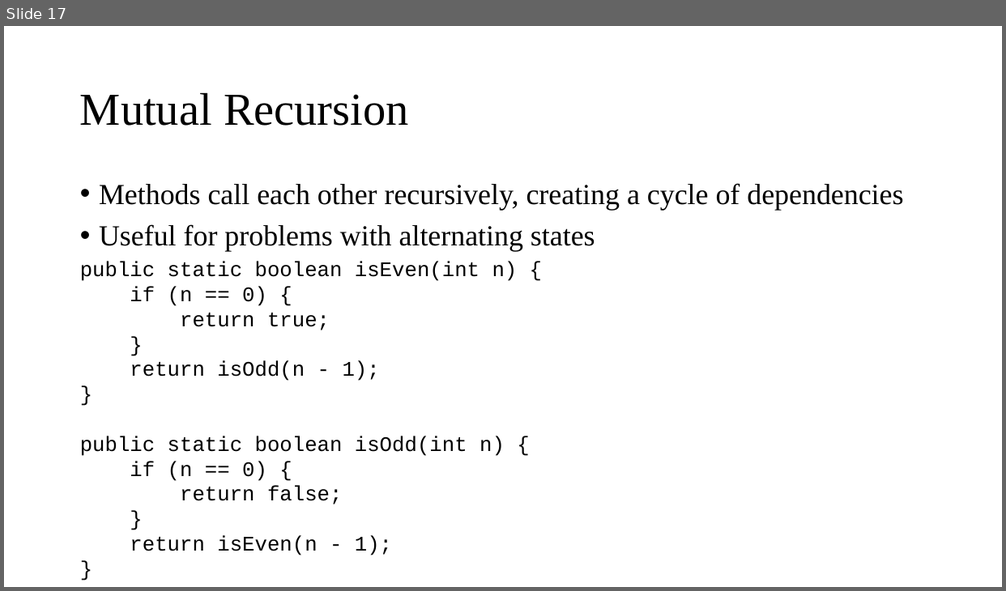
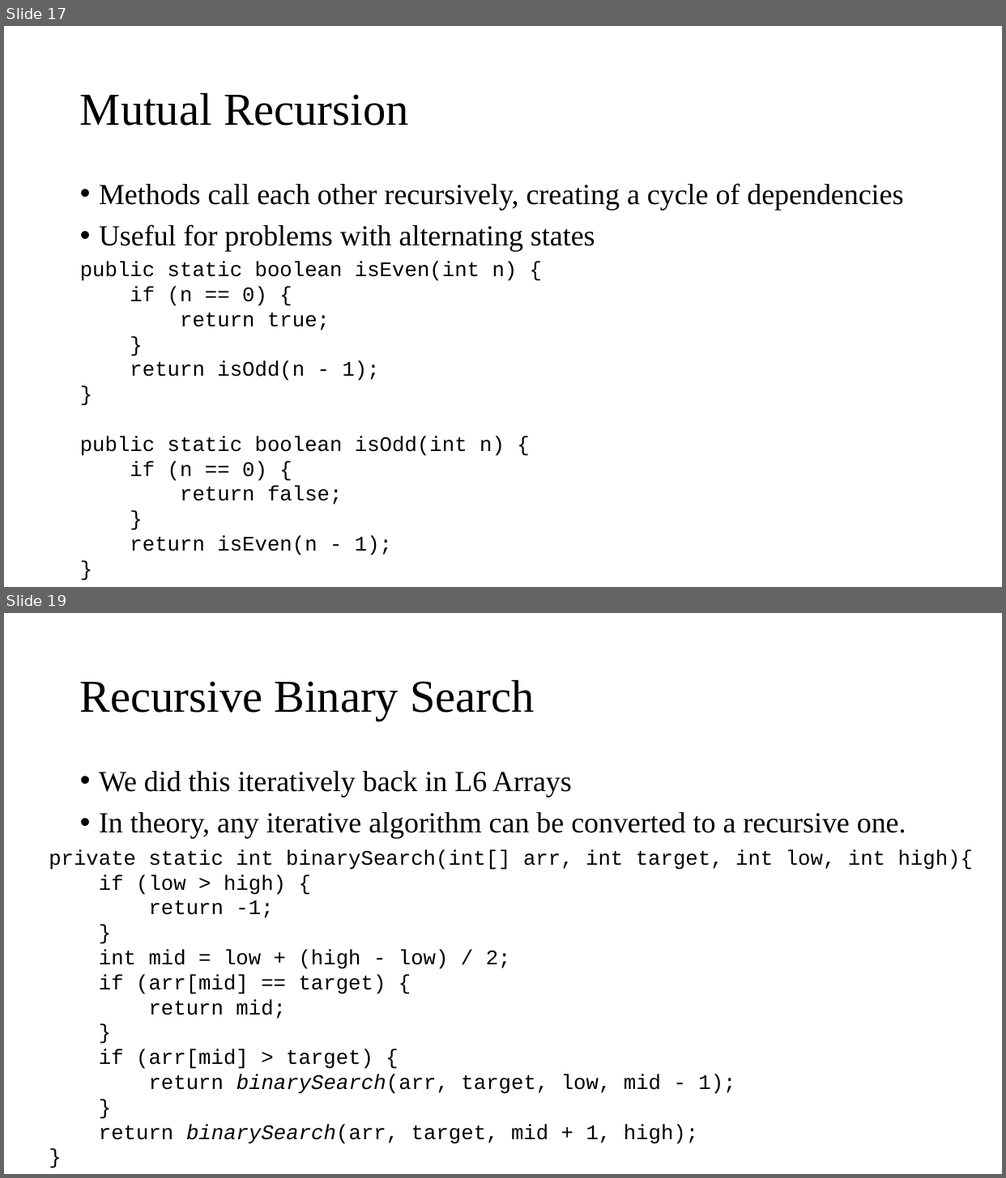
Before and after one commit to AughdonBreslin/CS501IntroToJava, a slide deck: Lectures/14_Recursion.pptx. Shown one above the other, each under a label of ours: slide 17 before the commit, slides 17 and 19 after it; the slides between them are not shown. The pictures are 1006x591 and 1006x1178 pixels, drawn with LibreOffice and Linux fonts; fonts in the diff are those of the drawing. Boxes give left, top, right and bottom in pixels: in the first picture for what was removed or moved away, otherwise in the second. Text is boxed around its words. In the diff, an @@ line names an element or a change of style, - is before the commit and + after.

```diff
--- a/Lectures/14_Recursion.pptx
+++ b/Lectures/14_Recursion.pptx
@@ slide 19 added at (4,613,1002,1174), background #FFFFFF @@
@@ title added at (80,679,535,721), 44 pt, text #000000 @@
+Recursive Binary Search
@@ text added at (99,771,906,839), 28 pt, text #000000 @@
+• We did this iteratively back in L6 Arrays
+• In theory, any iterative algorithm can be converted to a recursive one.
@@ text added at (49,850,974,1144), 20 pt, text #000000 @@
+private static int binarySearch(int[] arr, int target, int low, int high){
+if (low > high) {
+return -1;
+}
+int mid = low + (high - low) / 2;
+if (arr[mid] == target) {
+return mid;
+}
+if (arr[mid] > target) {
+return binarySearch(arr, target, low, mid - 1);
+}
+return binarySearch(arr, target, mid + 1, high);
+}
```
Also in this commit, not shown: 2 slides changed, 3 other slides added, 7 other files.
